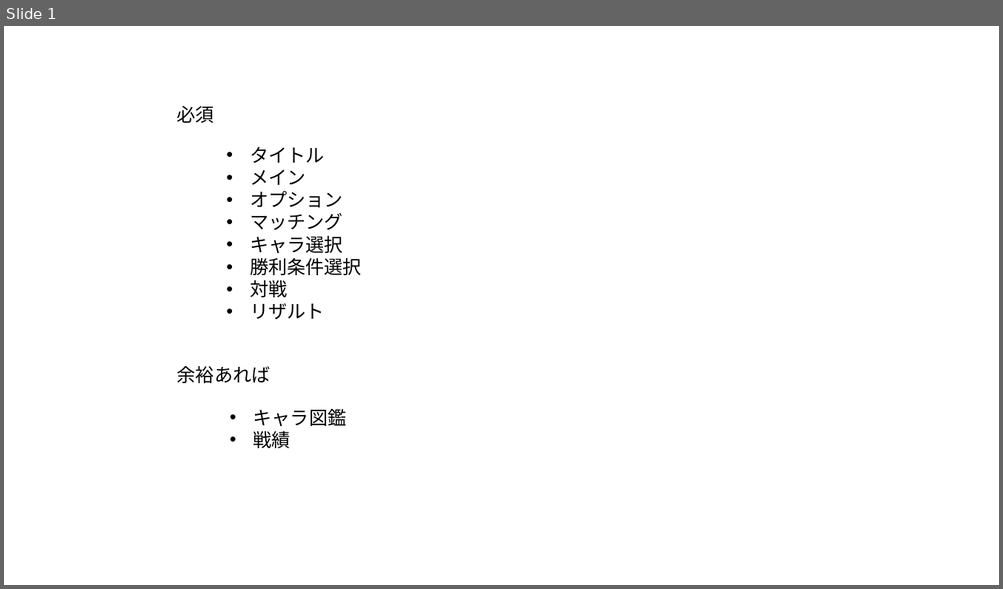
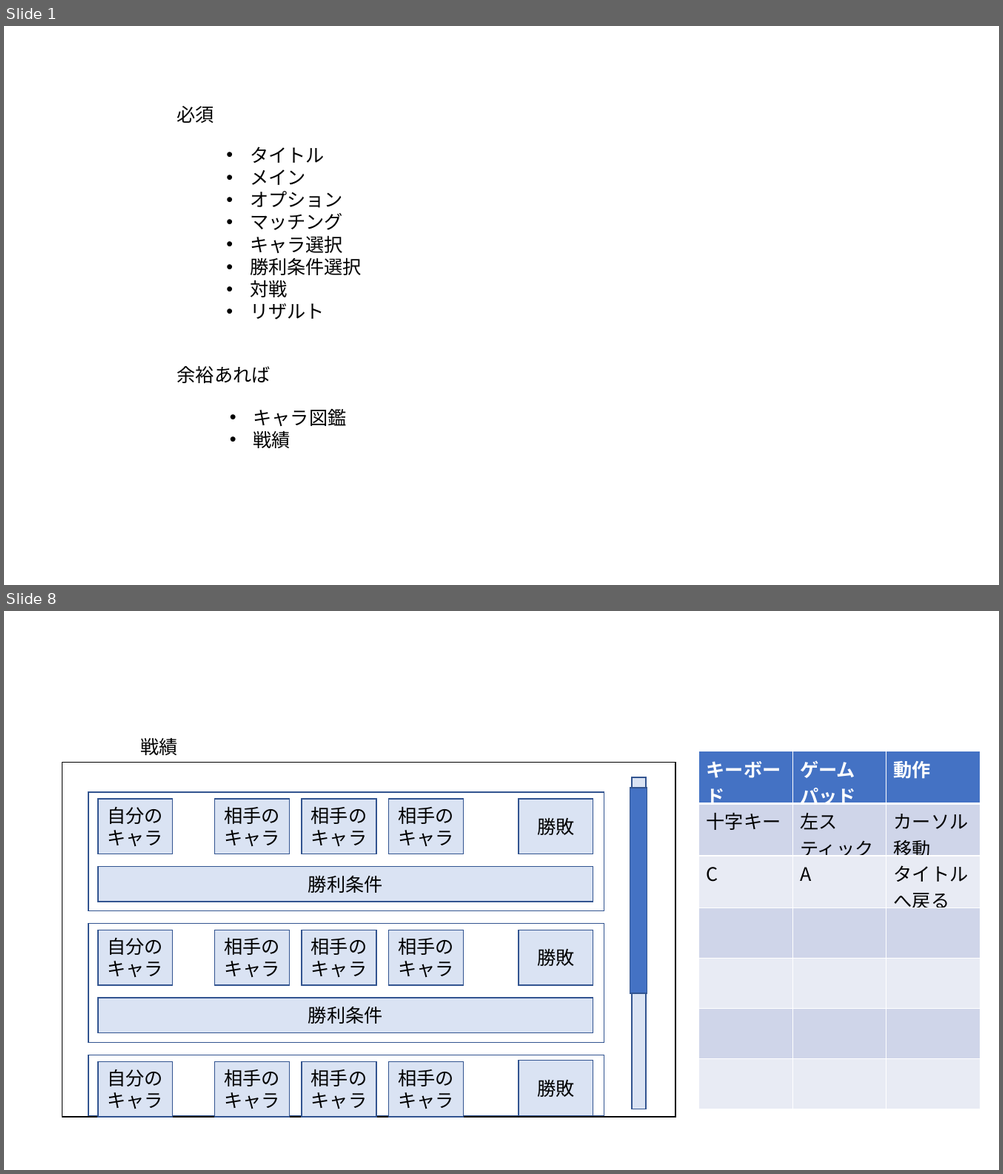
Before and after one commit to soushi1116/Employment, a slide deck: 仕様書/シーン.pptx. Shown one above the other, each under a label of ours: slide 1 before the commit, slides 1 and 8 after it; the slides between them are not shown. The pictures are 1003x589 and 1003x1174 pixels, drawn with LibreOffice and Linux fonts; fonts in the diff are those of the drawing. Boxes give left, top, right and bottom in pixels: in the first picture for what was removed or moved away, otherwise in the second. Text is boxed around its words. In the diff, an @@ line names an element or a change of style, - is before the commit and + after.

```diff
--- a/仕様書/シーン.pptx
+++ b/仕様書/シーン.pptx
@@ slide 8 added at (4,611,999,1170), background #FFFFFF @@
@@ text added at (140,738,177,755), 18 pt, text #000000 @@
+戦績
@@ rectangle added at (62,763,675,1118), outline #000000 1 pt @@
@@ table added at (699,752,981,1110), 7 rows, 3 columns @@
+キーボード | ゲームパッド | 動作
+十字キー | 左スティック | カーソル移動
+C | A | タイトルへ戻る
+ |  | 
+ |  | 
+ |  | 
+ |  | 
@@ rectangle added at (630,788,647,994), fill #4472C4, outline #325491 1 pt @@
@@ rectangle added at (632,777,646,1110), fill #DAE3F3, outline #325491 1 pt @@
@@ rectangle added at (88,792,604,911), fill #FFFFFF, outline #325491 1 pt @@
@@ rectangle added at (98,799,173,854), fill #DAE3F3, outline #325491 1 pt, 18 pt, text #000000 @@
+自分のキャラ
@@ rectangle added at (214,799,289,854), fill #DAE3F3, outline #325491 1 pt, 18 pt, text #000000 @@
+相手のキャラ
@@ rectangle added at (301,799,376,854), fill #DAE3F3, outline #325491 1 pt, 18 pt, text #000000 @@
+相手のキャラ
@@ rectangle added at (389,799,464,854), fill #DAE3F3, outline #325491 1 pt, 18 pt, text #000000 @@
+相手のキャラ
@@ rectangle added at (518,799,593,854), fill #DAE3F3, outline #325491 1 pt, 18 pt, text #000000 @@
+勝敗
@@ rectangle added at (98,867,593,902), fill #DAE3F3, outline #325491 1 pt, 18 pt, text #000000 @@
+勝利条件
@@ rectangle added at (88,923,604,1042), fill #FFFFFF, outline #325491 1 pt @@
@@ rectangle added at (98,931,173,985), fill #DAE3F3, outline #325491 1 pt, 18 pt, text #000000 @@
+自分のキャラ
@@ rectangle added at (214,931,289,985), fill #DAE3F3, outline #325491 1 pt, 18 pt, text #000000 @@
+相手のキャラ
@@ rectangle added at (301,931,376,985), fill #DAE3F3, outline #325491 1 pt, 18 pt, text #000000 @@
+相手のキャラ
@@ rectangle added at (389,931,464,985), fill #DAE3F3, outline #325491 1 pt, 18 pt, text #000000 @@
+相手のキャラ
@@ rectangle added at (518,931,593,985), fill #DAE3F3, outline #325491 1 pt, 18 pt, text #000000 @@
+勝敗
@@ rectangle added at (98,998,593,1034), fill #DAE3F3, outline #325491 1 pt, 18 pt, text #000000 @@
+勝利条件
@@ rectangle added at (88,1056,604,1116), fill #FFFFFF, outline #325491 1 pt @@
@@ rectangle added at (98,1062,173,1118), fill #DAE3F3, outline #325491 1 pt, 18 pt, text #000000 @@
+自分のキャラ
@@ rectangle added at (214,1062,289,1118), fill #DAE3F3, outline #325491 1 pt, 18 pt, text #000000 @@
+相手のキャラ
@@ rectangle added at (301,1062,376,1118), fill #DAE3F3, outline #325491 1 pt, 18 pt, text #000000 @@
+相手のキャラ
@@ rectangle added at (389,1062,464,1118), fill #DAE3F3, outline #325491 1 pt, 18 pt, text #000000 @@
+相手のキャラ
@@ rectangle added at (518,1061,593,1116), fill #DAE3F3, outline #325491 1 pt, 18 pt, text #000000 @@
+勝敗
```
Also in this commit, not shown: 7 slides changed, 5 other slides added, 1 slide removed, 2 other files.
